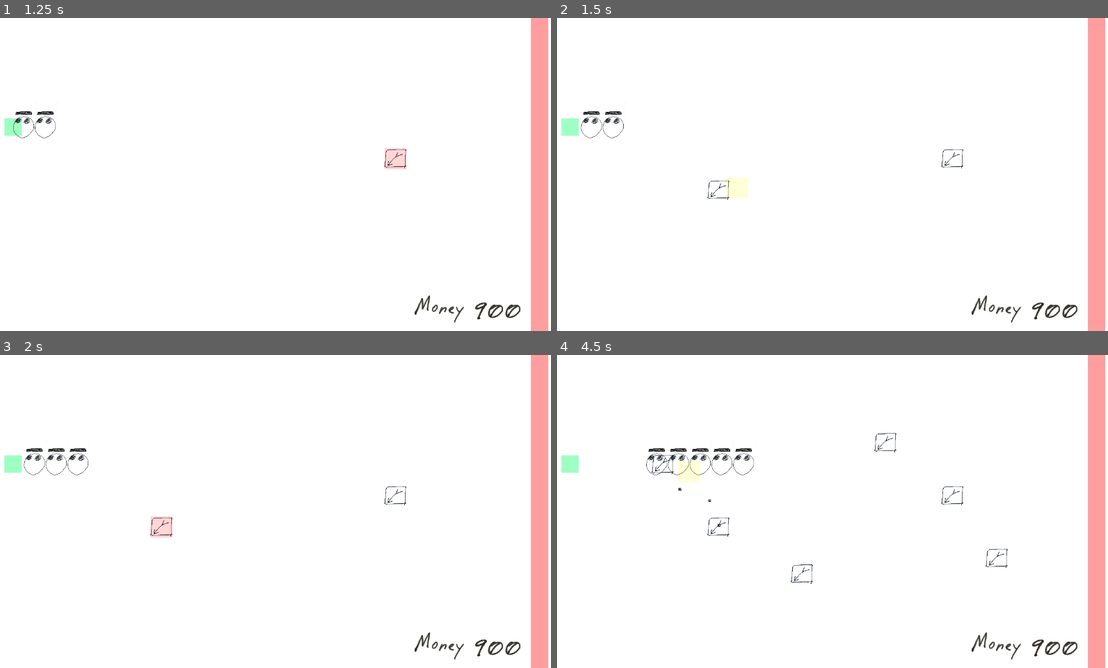
Above: before the commit, frames 1-4 (two rows, left to right).
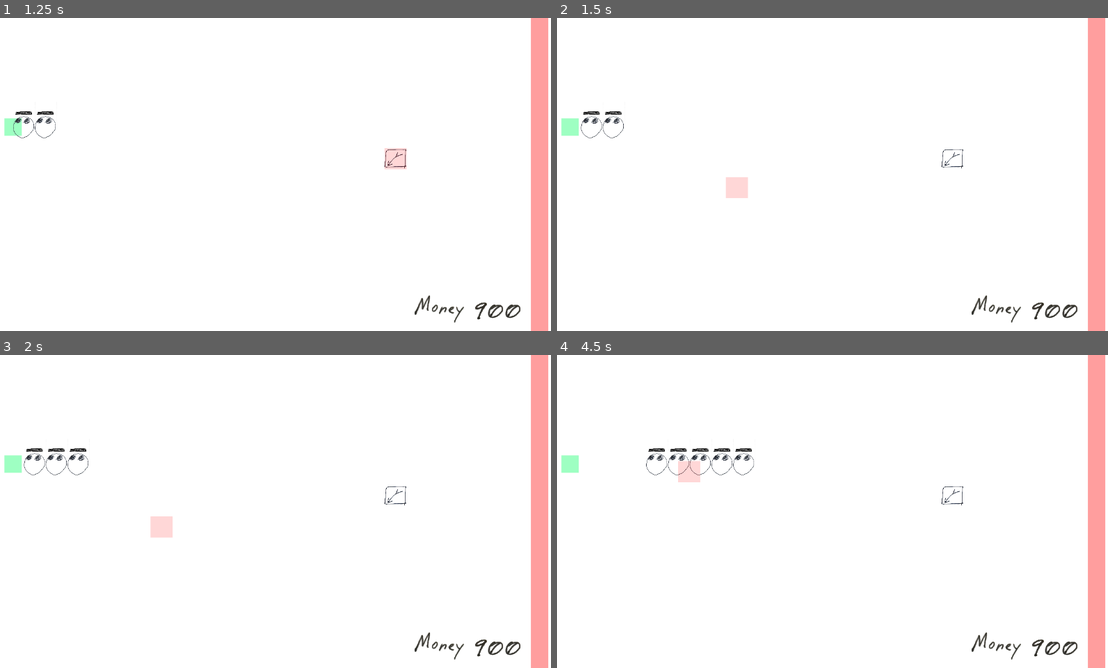
Above: after the commit, the same moments.

Repository: OzuYatamutsu/notebook-tower-defense
Game: Godot game, scene res://levels/test_level.tscn
The game is run twice, just before and just after one commit, with the same random seed, the same clock (stepped at 60 frames per second) and the same inputs.
Inputs (mouse positions are in pixels of both pictures, inside the frame that each line leads up to):
- Up to frame 1 (1.25 s): tap Enter at 0.5 s; move the mouse to (396, 158) at 0.52 s; click (396, 158) at 0.67 s
- Up to frame 2 (1.5 s): move the mouse to (716, 190) at 1.27 s; click (716, 190) at 1.42 s
- Up to frame 3 (2 s): no input
- Up to frame 4 (4.5 s): move the mouse to (887, 442) at 2.02 s; click (887, 442) at 2.17 s; move the mouse to (799, 574) at 2.77 s; click (799, 574) at 2.92 s; move the mouse to (997, 558) at 3.52 s; click (997, 558) at 3.67 s; move the mouse to (661, 464) at 4.27 s; click (661, 464) at 4.42 s

Frame 1 is identical in both runs. In frame 2, 0.3% of the frame differs, in the area x 27-35%, y 50-58%; in frame 3, less than 0.1%; in frame 4, 0.6%, in the area x 17-82%, y 24-74%.

Commit message:
Deduct funds when tower is spawned

Diff:
--- a/components/tower_placement_shadow.gd
+++ b/components/tower_placement_shadow.gd
@@ -54,6 +54,7 @@
     )
 
     new_tower.global_position = get_global_mouse_position()
+    GameState.PLAYER_MONEY_REMAINING -= TOWER_TO_PLACE.VALUE
 
 func set_is_ok() -> void:
     if current_state == ShadowState.OK:
